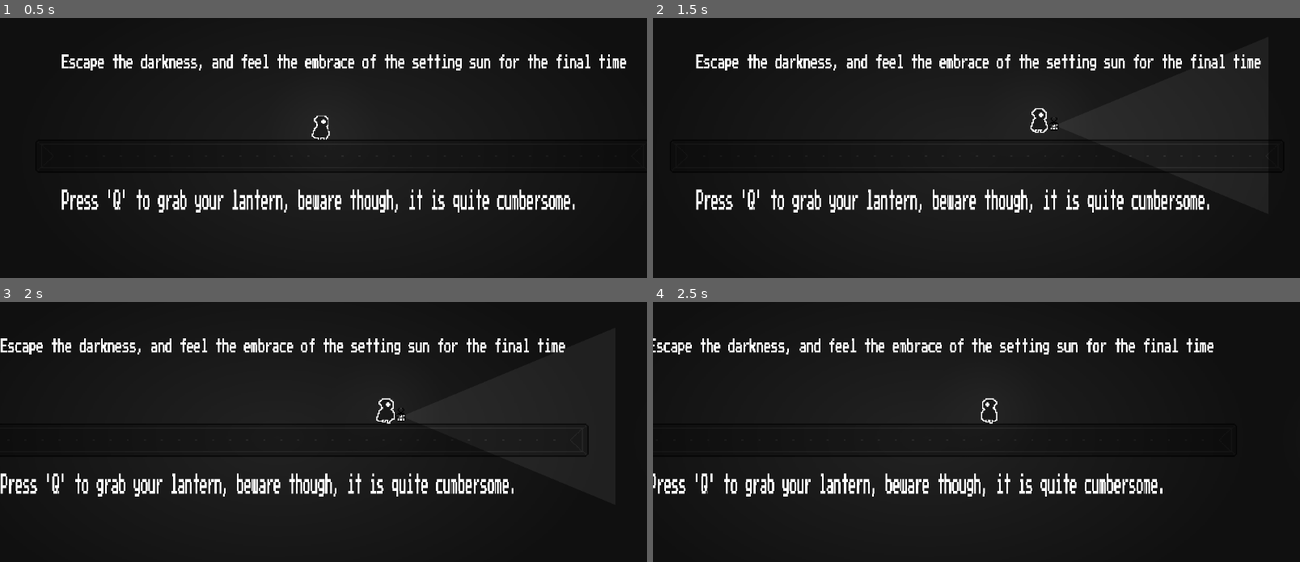
Above: before the commit, frames 1-4 (two rows, left to right).
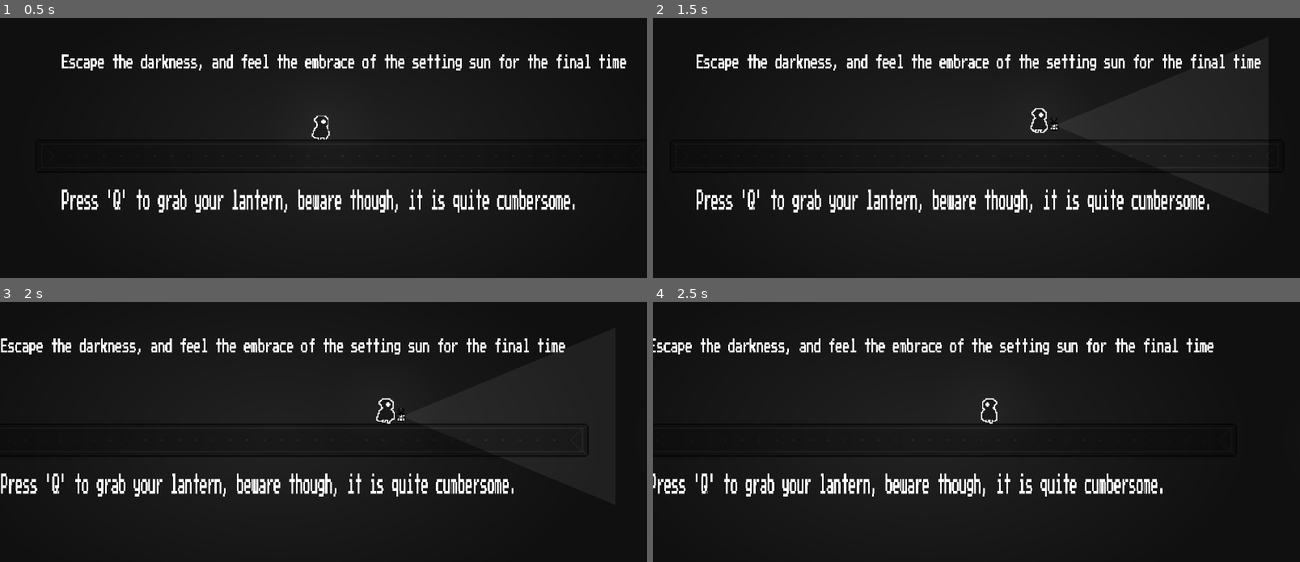
Above: after the commit, the same moments.

Repository: cheeseEnthusiasts/dusks-embrace
Game: Godot game, scene res://scenes/levels/startingroom.tscn
Two runs of this game, one before a commit and one after it. Both use one fixed random seed, a clock stepped at 60 frames per second and the inputs below.
Inputs:
- Up to frame 1 (0.5 s): no input
- Up to frame 2 (1.5 s): tap Q (lantern-toggle) at 0.5, 1.25, 1.35 s; hold Right (ui_right) from 0.53 s (still down); tap E (interact) at 0.6 s; tap Enter (ui_accept) at 0.77 s
- Up to frame 3 (2 s): keep holding Right (ui_right); tap Enter (ui_accept) at 1.52 s
- Up to frame 4 (2.5 s): tap Q (lantern-toggle) at 2 s; release Right (ui_right) at 2.03 s; hold Left (ui_left) from 2.03 s (still down); tap Shift (player_dash) at 2.1 s

Frame 1 is identical in both runs. In frame 2, less than 0.1% of the frame differs, in the area x 6-67%, y 13-74%; in frame 3, less than 0.1%, in the area x 0-60%, y 13-74%; in frame 4, less than 0.1%.

Commit message:
gravity fixes

Diff:
--- a/scripts/characters/player/player.gd
+++ b/scripts/characters/player/player.gd
@@ -26,7 +26,7 @@
 		coyote_time()
 	player()
 	#gravity
-	if not is_on_floor():
+	if not is_on_floor() or not is_on_ceiling():
 		if global.gravityflip:
 			velocity.y += -gravity * delta
 			$AnimatedSprite2D.flip_v = true
@@ -40,7 +40,7 @@
 		else:
 			velocity.y = JUMP_VELOCITY
 	#checking if can jump
-	if is_on_floor():
+	if is_on_floor() or is_on_ceiling():
 		can_jump = true
 	#basic movement
 	var direction = Input.get_axis("ui_left", "ui_right")
@@ -65,12 +65,21 @@
 		$lantern/PointLight2D.scale.x = $lantern/PointLight2D.scale.x * -1
 		facingLeft = false
 
-	if not is_on_floor() and velocity.y >= 0:
-		$AnimatedSprite2D.play("jump")
-		$AnimatedSprite2D.set_frame_and_progress(1, 0.0)
-	elif not is_on_floor() and velocity.y <= 0:
-		$AnimatedSprite2D.play("jump")
-		$AnimatedSprite2D.set_frame_and_progress(0, 0.0)
+
+	if global.gravityflip:
+		if not is_on_ceiling() and velocity.y >= 0:
+			$AnimatedSprite2D.play("jump")
+			$AnimatedSprite2D.set_frame_and_progress(1, 0.0)
+		elif not is_on_ceiling() and velocity.y <= 0:
+			$AnimatedSprite2D.play("jump")
+			$AnimatedSprite2D.set_frame_and_progress(0, 0.0)
+	else:
+		if not is_on_floor() and velocity.y >= 0:
+			$AnimatedSprite2D.play("jump")
+			$AnimatedSprite2D.set_frame_and_progress(1, 0.0)
+		elif not is_on_floor() and velocity.y <= 0:
+			$AnimatedSprite2D.play("jump")
+			$AnimatedSprite2D.set_frame_and_progress(0, 0.0)
 
 	#checkpoints
 	locate()
